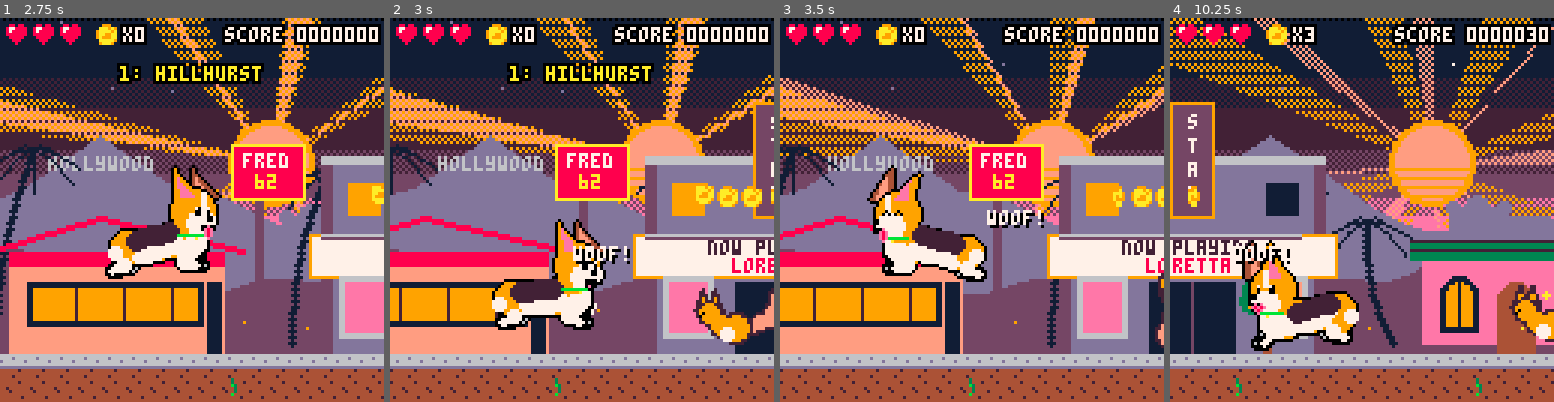
Above: before the commit, frames 1-4 (left to right).
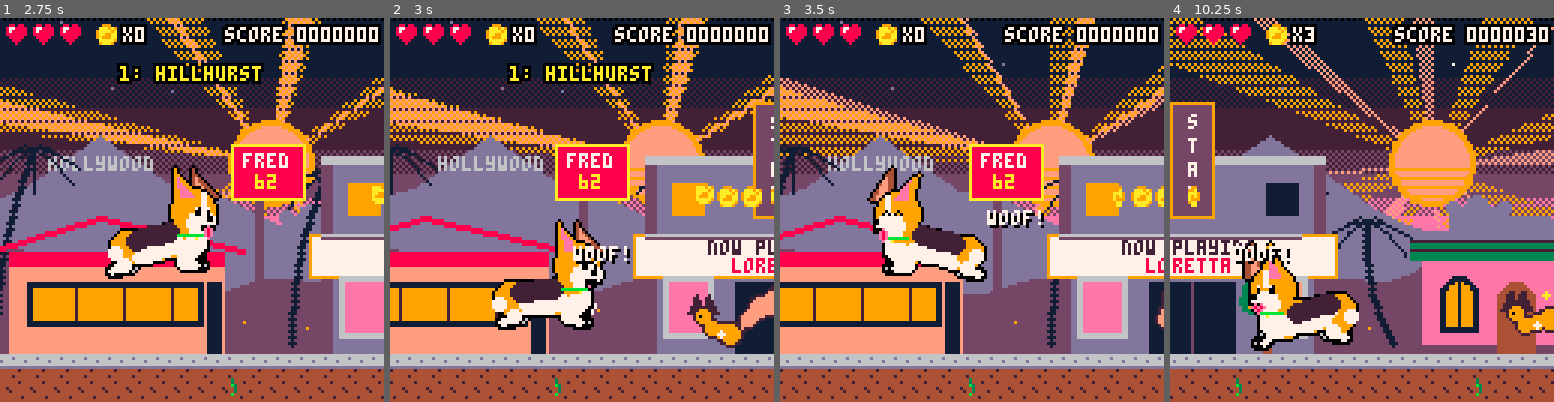
Above: after the commit, the same moments.

Repository: drachis/carts
Game: PICO-8 cartridge proj/loretta/loretta.p8
The game is run twice, just before and just after one commit, with the same random seed, the same clock (stepped at 60 frames per second) and the same inputs.
Inputs:
- Up to frame 1 (2.75 s): tap X (X key) at 0.33, 1.07, 1.85 s; tap O (Z key) at 0.7, 1.7, 2.1, 2.5 s; hold Right 1.6-2.1 s; hold Up 2.15-2.42 s; hold Right from 2.47 s (still down)
- Up to frame 2 (3 s): keep holding Right; tap O (Z key) at 2.9 s; tap X (X key) at 2.97 s
- Up to frame 3 (3.5 s): release Right at 3.03 s; hold Left from 3.08 s (still down); tap O (Z key) at 3.3 s
- Up to frame 4 (10.25 s): release Left at 3.58 s; hold Down 3.63-3.97 s; tap O (Z key) every 0.4 s from 3.7 to 10.1 s; hold Right 4.02-4.68 s; tap X (X key) every 1.12 s from 4.08 to 9.67 s; hold Up 4.73-5.03 s; hold Left 5.08-5.68 s; hold Down 5.73-6.03 s; hold Right 6.08-6.58 s; hold Right 6.63-7.13 s; hold Up 7.18-7.45 s; hold Right 7.5-8.07 s; hold Left 8.12-8.62 s; hold Down 8.67-9 s; hold Right 9.05-9.72 s; hold Up 9.77-10.07 s; hold Left from 10.12 s (still down)

Frame 1 is identical in both runs. In frame 2, 1.7% of the frame differs, in the area x 77-100%, y 69-86%; in frame 3, 0.3%; in frame 4, 1.0%.

Commit message:
loretta: squirrels bound as two balls, shoulders and hips on their own arcs joined by a spring, stretching in the air and bunching on landing, a little head and a trailing tail. 8170 tokens
Co-Authored-By: Claude Opus 5.5 <noreply@anthropic.com>

Diff:
--- a/proj/loretta/data.lua
+++ b/proj/loretta/data.lua
@@ -57,6 +57,7 @@
 squirrel_flee=1.2
 squirrel_run=120
 squirrel_arc=40
+squirrel_lag=0.07
 squirrel_dash=1.9
 chase=0
 slide_speed=2.2
--- a/proj/loretta/loretta.lua
+++ b/proj/loretta/loretta.lua
@@ -55,7 +55,6 @@
  local sitting=ground and abs(hero.vx)<0.5 and (down or hero.idle>=idle_sit)
  if ground and down and abs(hero.vx)>=0.5 and pressed&8>0 then
   hero.vx,hero.sliding=hero.facing*slide_speed,true
-  sfx(snd_land)
  end
  if not (ground and down and abs(hero.vx)>=0.5) then hero.sliding=false end
  if sitting and not hero.resting then sfx(snd_sit) end
--- a/proj/loretta/tests/test_title.lua
+++ b/proj/loretta/tests/test_title.lua
@@ -1,11 +1,9 @@
--- test_title.lua : the whole real cart boots and runs 20 frames. no picture,
--- no helpers: this cart is only ever limited by the game itself.
-local update,n=_update60,0
+-- test_title.lua : the whole real cart boots and runs half a second. no
+-- picture, no helpers: this cart is only ever limited by the game itself.
+local update=_update60
 function _update60()
- n+=1
  update()
- if n==20 then
+ if t()>0.5 then
   printh("started\nok title","log_title",true)
-  extcmd("shutdown")
  end
 end
--- a/proj/loretta/things.lua
+++ b/proj/loretta/things.lua
@@ -178,8 +178,11 @@
 
 function draw_squirrel(squirrel)
  local dir,links=sgn(squirrel.vx),squirrel.links or {}
- local body_x,body_y=squirrel.x+6-dir*2,squirrel.y+6-abs(sin(squirrel.x/squirrel_arc/2))*(squirrel.tree and 20 or 6)
- local x,y=body_x-dir*6,body_y
+ local hop,height=squirrel.x/squirrel_arc/2,squirrel.tree and 20 or 6
+ local air=abs(sin(hop))
+ local reach,mid_x,base=1.5+air*4,squirrel.x+6,squirrel.y+6
+ local front_x,front_y,back_x,back_y=mid_x+dir*reach,base-air*height,mid_x-dir*reach,base-abs(sin(hop-dir*squirrel_lag))*height
+ local x,y=back_x-dir*3,back_y
  squirrel.links=links
  for i=1,6 do
   local link=links[i] or {}
@@ -190,19 +193,18 @@
  for pass=0,1 do
   for i=6,1,-1 do circfill(links[i].x,links[i].y,2+i/2-pass,pass*13+2) end
  end
- local head_x,head_y=body_x+dir*6,body_y-5
+ local head_x,head_y=front_x+dir*3,front_y-4
  for ear=-2,2,4 do
-  tri(head_x+ear-3,head_y-1,head_x+ear+3,head_y-1,head_x+ear,head_y-9,2)
-  tri(head_x+ear-1,head_y-2,head_x+ear+1,head_y-2,head_x+ear,head_y-6,9)
+  tri(head_x+ear-3,head_y-1,head_x+ear+3,head_y-1,head_x+ear,head_y-8,2)
  end
  for pass=0,1 do
-  circfill(body_x-dir*3,body_y,5-pass,2+pass*7)
-  circfill(body_x+dir*2,body_y-1,4-pass,2+pass*7)
-  circfill(head_x,head_y,4-pass,2+pass*7)
- end
- circfill(body_x,body_y+2,2,7)
- pset(head_x+dir*2,head_y,0)
- pset(head_x+dir*3,head_y+1,0)
+  circfill(back_x,back_y,5-air-pass,2+pass*7)
+  circfill(mid_x,(front_y+back_y)/2,3-pass,2+pass*7)
+  circfill(front_x,front_y,4-air-pass,2+pass*7)
+  circfill(head_x,head_y,3-pass,2+pass*7)
+ end
+ circfill(mid_x,(front_y+back_y)/2+1,1,7)
+ pset(head_x+dir,head_y,0)
 end
 
 function update_neighbour(neighbour,hero)
Not shown, changed: proj/loretta/notes/data.md
Not shown, changed: proj/loretta/notes/loretta.md
Not shown, changed: proj/loretta/notes/things.md
